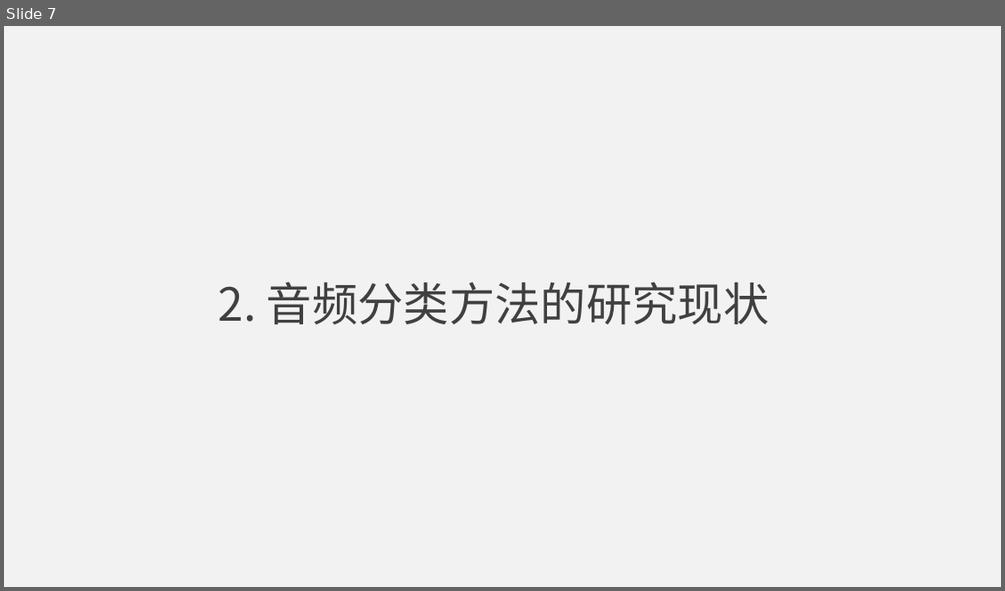
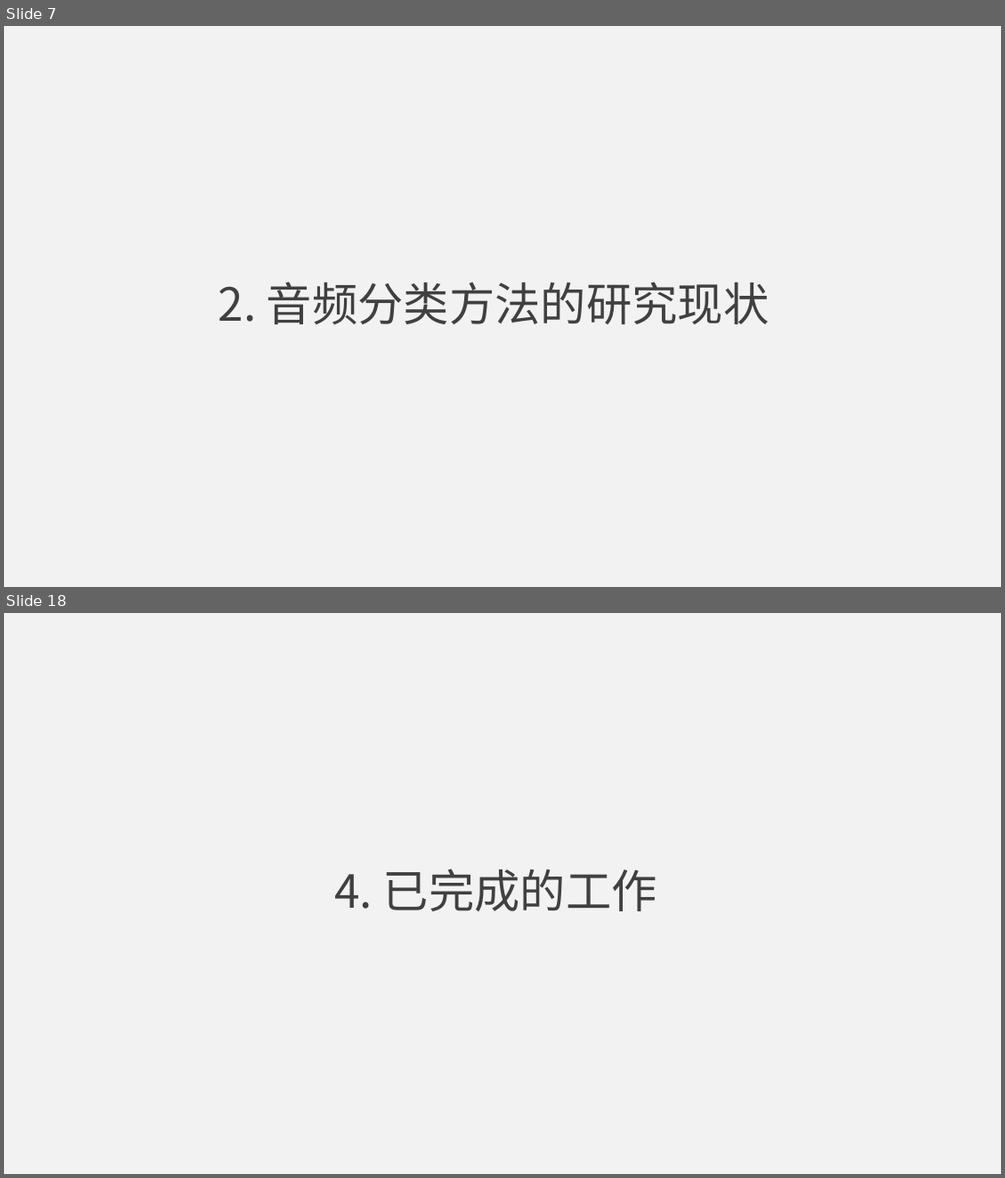
Before and after one commit to jumper3/paper, a slide deck: 开题报告/答辩.pptx. Shown one above the other, each under a label of ours: slide 7 before the commit, slides 7 and 18 after it; the slides between them are not shown. The pictures are 1005x591 and 1005x1178 pixels, drawn with LibreOffice and Linux fonts; fonts in the diff are those of the drawing. Boxes give left, top, right and bottom in pixels: in the first picture for what was removed or moved away, otherwise in the second. Text is boxed around its words. In the diff, an @@ line names an element or a change of style, - is before the commit and + after.

```diff
--- a/开题报告/答辩.pptx
+++ b/开题报告/答辩.pptx
@@ slide 18 added at <box>4,613,1001,1174</box>, background #F2F2F2 @@
@@ title added at <box>334,868,657,911</box>, 44 pt, text #404040 @@
+4. 已完成的工作
```
Also in this commit, not shown: 3 slides changed, 15 other slides added, 1 slide removed, 2 other files.
